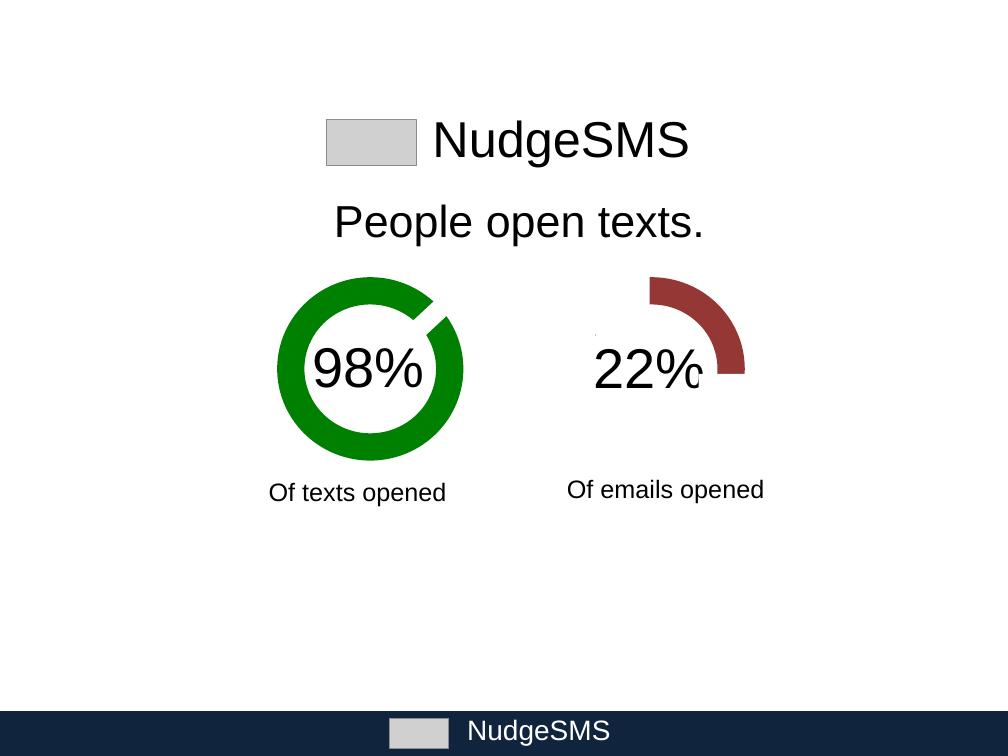
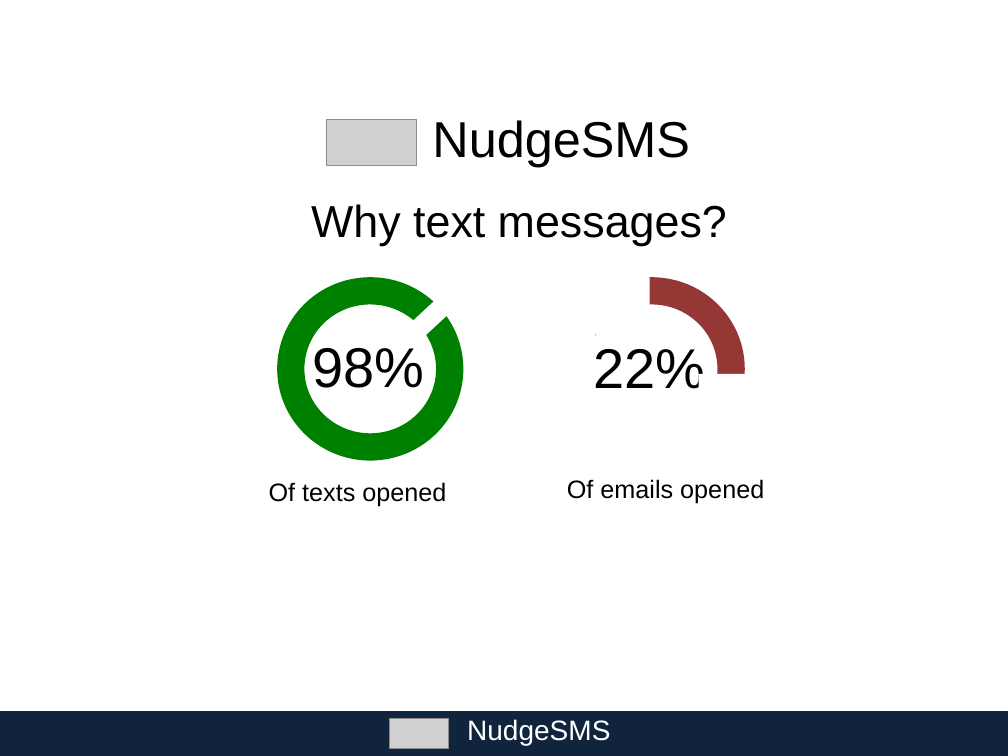
Before and after one commit to alan707/nudgesms, a slide deck: slide 7 of presentation_files/DemoPresentation.pptx (slide 5 before the commit). Drawn at 1008x756 pixels with LibreOffice and Linux fonts; fonts in the diff are those of the drawing; grey boxes stand for pictures. Boxes give left, top, right and bottom in pixels: in the first picture for what was removed or moved away, otherwise in the second. Text is boxed around its words. In the diff, an @@ line names an element or a change of style, - is before the commit and + after.

```diff
--- a/presentation_files/DemoPresentation.pptx
+++ b/presentation_files/DemoPresentation.pptx
@@ text at box(311, 204, 727, 246): text changed @@
-People open texts.
+Why text messages?
```
Also in this commit, not shown: 2 other slides changed, 8 slides added, 3 slides removed, 7 other files.
